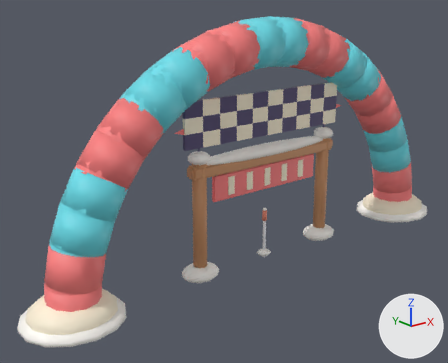
The glTF model public/models/decor.glb as it was, and as the next commit left it.
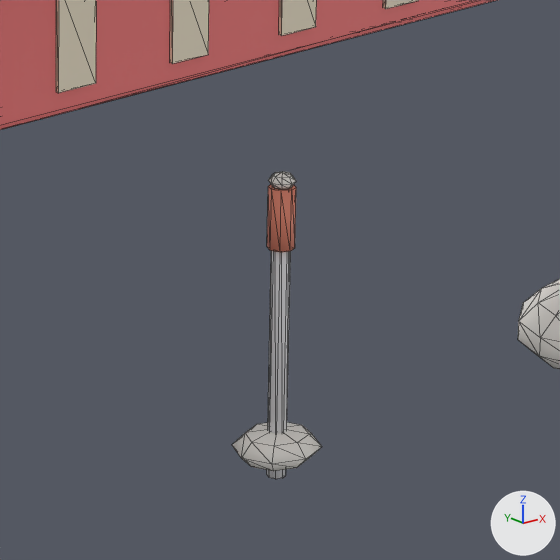
Each version is shown whole from a camera (50 mm lens) standing at (-22.67, -24.62, 14.74) and looking at (-2.12, 1.08, 4.47), then close up on the part from 49% to 69% of the width and 50% to 75% of the height. Every picture has the same lights, and +X, +Y and +Z are marked at lower right. The older version's two pictures come first. The close-ups show mesh edges as thin lines.

The scene before the commit, as lines of its bpy script (objects in view):
```python
me_gate = bpy.data.meshes.new('gate')
me_gate.from_pydata(...)  # 580 vertices, 1078 faces; spans x -6.1..6.1, y -0.88..0.88, z -0.35..8.4
# faces by material slot: [116, 62, 768, 72, 60]
me_gate.materials.append(mat_wood)  # orange #ce9569
me_gate.materials.append(mat_banner)  # pink #ff8181
me_gate.materials.append(mat_snow)  # white #fffcf6
me_gate.materials.append(mat_ink)  # dark purple #50456f
me_gate.materials.append(mat_cream)  # pale yellow #fff3da
me_marker = bpy.data.meshes.new('marker')
me_marker.from_pydata(...)  # a UV sphere (8 segments, 4 rings, poles along z) spanning x -0.13..0.13, y -0.13..0.13, z 2.58..2.74, material slot 0; a UV sphere (8 segments, 4 rings, poles along z) spanning x -0.45..0.45, y -0.4..0.4, z -0.18..0.18, material slot 0; an 8-sided cylinder along z spanning x -0.09..0.09, y -0.09..0.09, z -0.3..2.6, material slot 1; an 8-sided cylinder along z spanning x -0.13..0.13, y -0.13..0.13, z 2.0..2.6, material slot 2
me_marker.materials.append(mat_snow)  # white #fffcf6
me_marker.materials.append(mat_pole)  # white #f6f6f9
me_marker.materials.append(mat_band)  # orange #f9957c
ob_gate = bpy.data.objects.new('gate', me_gate)
ob_gate.location = (0.0, 0.0, 0.0)
ob_marker = bpy.data.objects.new('marker', me_marker)
ob_marker.location = (0.0, 0.0, 0.0)
```
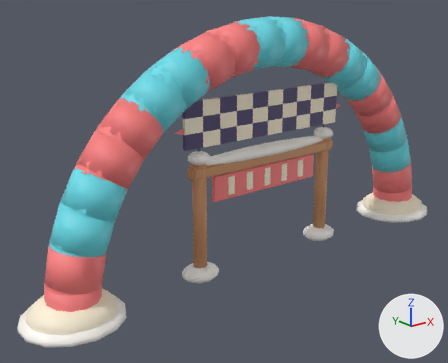
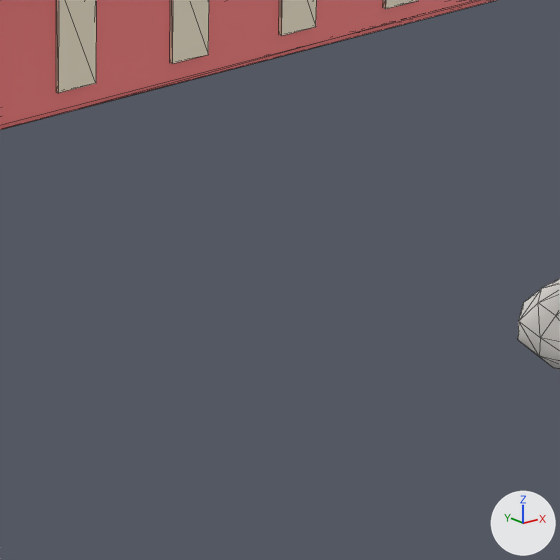
Boxes [x1, y1, x2, y2] around the edits, measured in the close-ups (560 x 560 px):
'marker', deleted: before [232, 171, 322, 479]
    faces in mat_pole (white #f6f6f9): [267, 251, 291, 479]
    faces in mat_snow (white #fffcf6): [232, 171, 322, 471]
    faces in mat_band (orange #f9957c): [267, 184, 296, 252]

Edits to the bpy script that builds the scene:
```text
Remove ob_marker:
    ob_marker = bpy.data.objects.new('marker', me_marker)
    ob_marker.location = (0.0, 0.0, 0.0)
```
